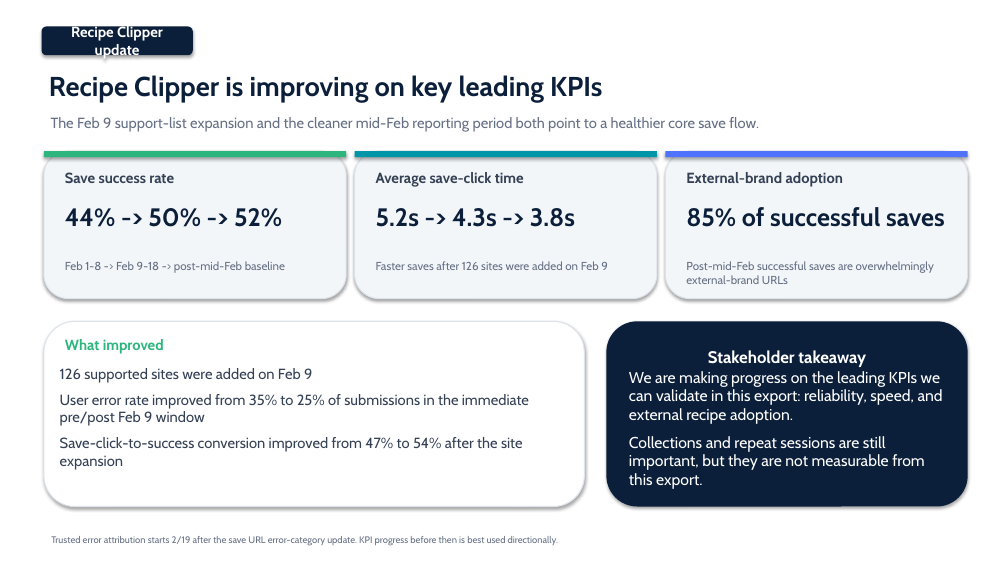
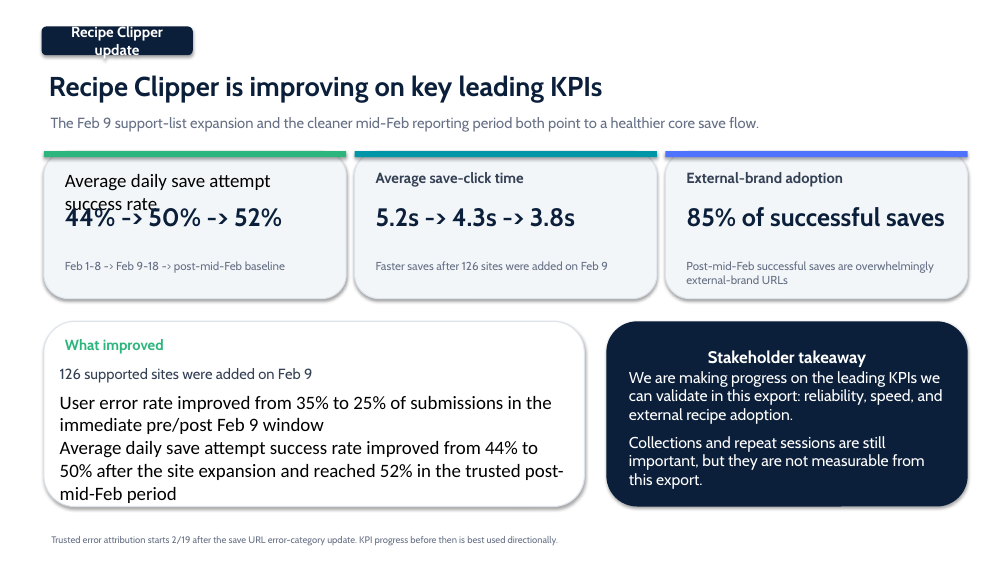
Before and after one commit to ChantelleJ-pm/socialprd, a slide deck: slide 1 of Recipe_Clipper_Stakeholder_Update.pptx. Drawn at 1008x567 pixels with LibreOffice and Linux fonts; fonts in the diff are those of the drawing. Boxes give left, top, right and bottom in pixels: in the first picture for what was removed or moved away, otherwise in the second. Text is boxed around its words. In the diff, an @@ line names an element or a change of style, - is before the commit and + after.

```diff
--- a/Recipe_Clipper_Stakeholder_Update.pptx
+++ b/Recipe_Clipper_Stakeholder_Update.pptx
@@ text at [65,174,270,215]: text changed; size 14 to 18 pt; font Cabin to Calibri; text colour #344054 to #000000; bold off @@
-Save success rate
+Average daily save attempt success rate
@@ text at [60,396,552,434]: size 14 to 18 pt, font Cabin to Calibri, text colour #344054 to #000000 in "User error rate improved from 35% to ..."; less space between paragraphs @@
@@ text at [60,441,564,505]: text changed; size 14 to 18 pt; font Cabin to Calibri; text colour #344054 to #000000 @@
-Save-click-to-success conversion improved from 47% to 54% after the site expansion
+Average daily save attempt success rate improved from 44% to 50% after the site expansion and reached 52% in the trusted post-mid-Feb period
```
Also in this commit, not shown: 3 other files.
